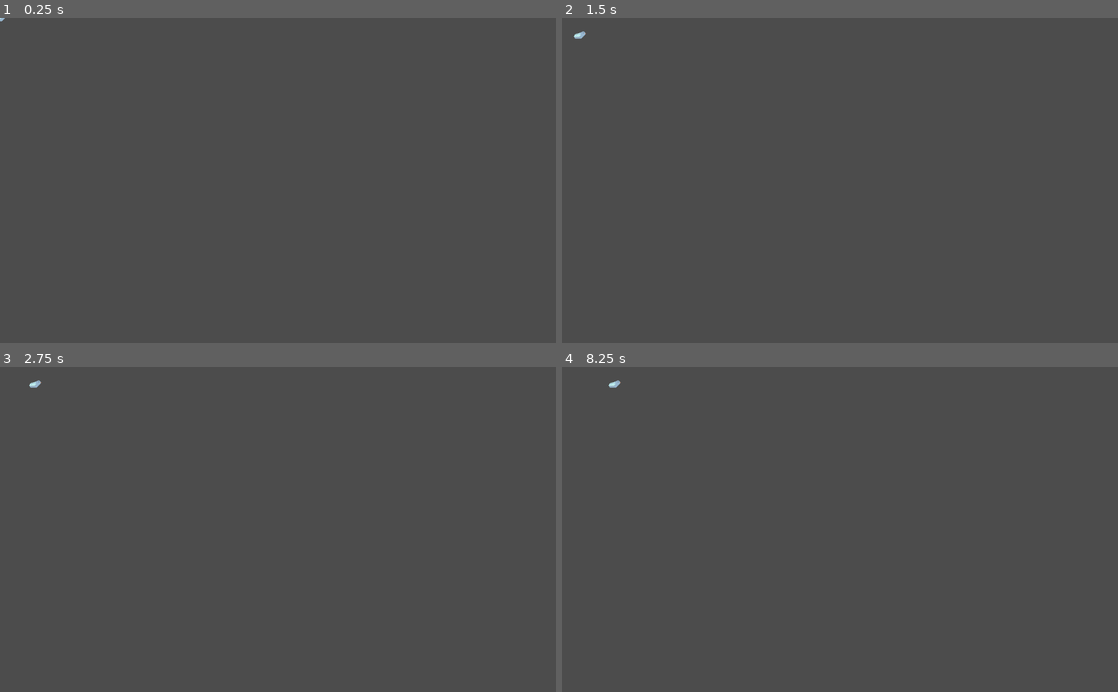
Above: before the commit, frames 1-4 (two rows, left to right).
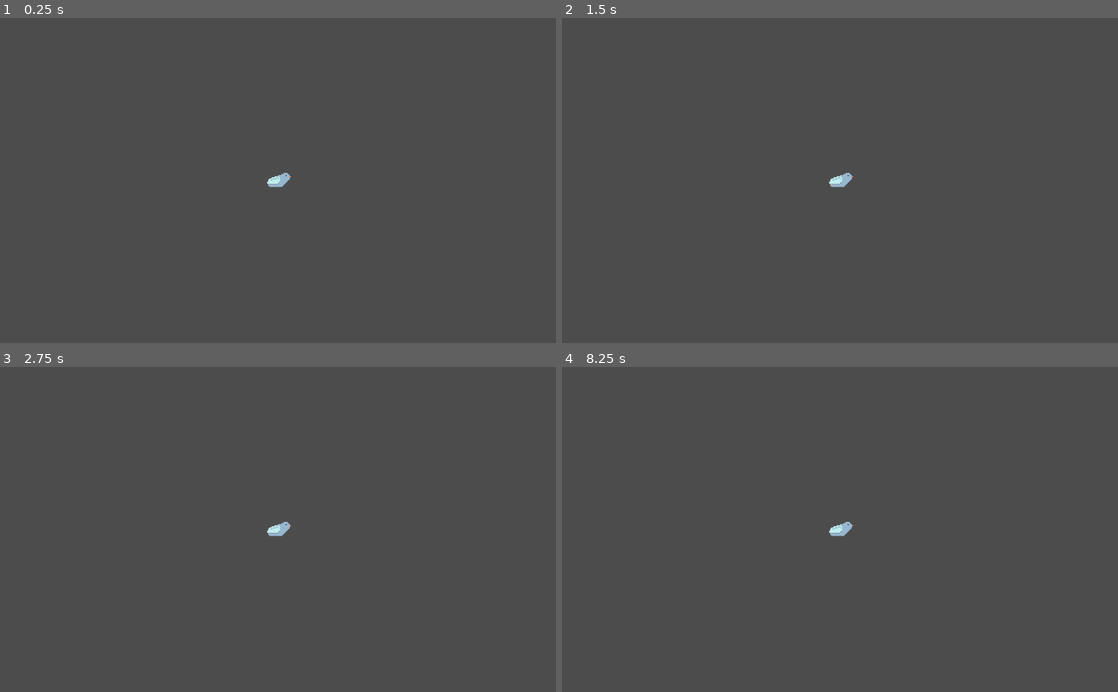
Above: after the commit, the same moments.

Repository: TaeKwonZeus/flow-godot
Game: Godot game, scene res://Scenes/Main.tscn
The game is run twice, just before and just after one commit, with the same random seed, the same clock (stepped at 60 frames per second) and the same inputs.
Inputs:
- Up to frame 1 (0.25 s): no input
- Up to frame 2 (1.5 s): tap Enter at 0.5 s; hold D (move_right) 0.53-1.28 s; tap Space at 1.25 s; hold S (move_down) from 1.28 s (still down)
- Up to frame 3 (2.75 s): tap Enter at 2 s; release S (move_down) at 2.03 s; hold D (move_right) from 2.03 s (still down)
- Up to frame 4 (8.25 s): tap Space at 2.75, 4.25 s; release D (move_right) at 2.78 s; hold W (move_up) 2.78-3.53 s; tap Enter at 3.5 s; hold A (move_left) 3.53-5.03 s; hold S (move_down) 5.03-5.78 s; hold D (move_right) 5.78-6.53 s; hold W (move_up) 6.53-7.28 s; hold D (move_right) 7.28-8.03 s; hold S (move_down) from 8.03 s (still down)

The runs differ from the first frame. In frame 1, 0.1% of the frame differs, in the area x 0-53%, y 0-53%; in frame 2, 0.2%, in the area x 2-53%, y 4-53%; in frame 3, 0.2%; in frame 4, 0.2%.

Commit message:
started adding movement functionality

Diff:
--- a/src/Scenes/Main.tscn
+++ b/src/Scenes/Main.tscn
@@ -9,6 +9,8 @@
 script = ExtResource( 1 )
 
 [node name="Player" parent="GameGrid" instance=ExtResource( 2 )]
-position = Vector2( 0, 0.362 )
 
 [node name="Camera2D" type="Camera2D" parent="GameGrid/Player"]
+current = true
+zoom = Vector2( 0.5, 0.5 )
+smoothing_enabled = true
--- a/src/Scripts/Grid/Blocks/block.gd
+++ b/src/Scripts/Grid/Blocks/block.gd
@@ -8,4 +8,4 @@
 
 func _ready():
 	print("Ready!")
-	grid.blocks.push_back(self)
+	grid.blocks[self] = position
--- a/src/Scripts/Grid/Blocks/player.gd
+++ b/src/Scripts/Grid/Blocks/player.gd
@@ -1,9 +1,9 @@
+class_name Player
 extends Block
 
 
-func _process(delta):
-	var input = _handle_input()
-	position += input * SPEED_MODIFIER
+func _process(_delta):
+	var direction = _handle_input() * SPEED_MODIFIER
 
 
 func _handle_input():
--- a/src/Scripts/Grid/game_grid.gd
+++ b/src/Scripts/Grid/game_grid.gd
@@ -2,4 +2,35 @@
 extends Node2D
 
 
-var blocks = []
+var blocks = {}
+
+
+func find_block_at_position(pos):
+	for block in blocks.keys():
+		if blocks[block] == pos:
+			return block
+
+	return null
+
+
+func find_blocks_at_direction(pos, direction):
+	var output = []
+	var ray = pos
+	var current = find_block_at_position(ray)
+
+	while current != null:
+		output.append(current)
+		ray += direction
+		current = find_block_at_position(ray)
+
+	return output
+
+
+func request_move(pos, direction):
+	var blocksAtDirection = find_blocks_at_direction(pos, direction)
+
+	if blocksAtDirection == null:
+		return
+
+	for block in blocksAtDirection:
+		blocks[block] += direction
--- a/src/project.godot
+++ b/src/project.godot
@@ -18,10 +18,16 @@
 "class": "GameGrid",
 "language": "GDScript",
 "path": "res://Scripts/Grid/game_grid.gd"
+}, {
+"base": "Block",
+"class": "Player",
+"language": "GDScript",
+"path": "res://Scripts/Grid/Blocks/player.gd"
 } ]
 _global_script_class_icons={
 "Block": "",
-"GameGrid": ""
+"GameGrid": "",
+"Player": ""
 }
 
 [application]
